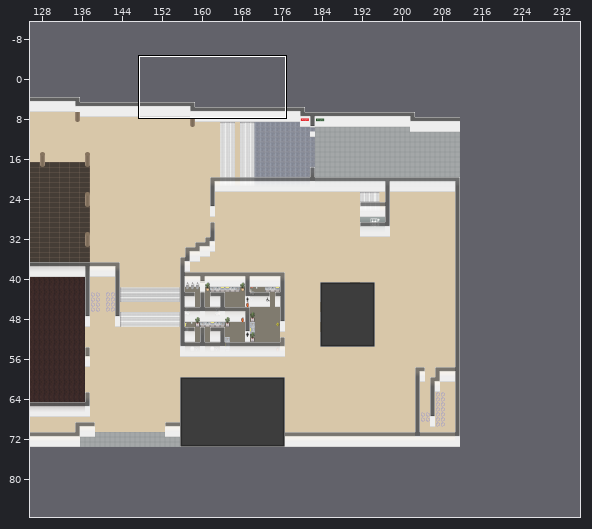
Tiled map (JSON) -- maps/empty.json. The picture above shows the old version from afar; the outline marks the close-up.
Close-up. As it was:
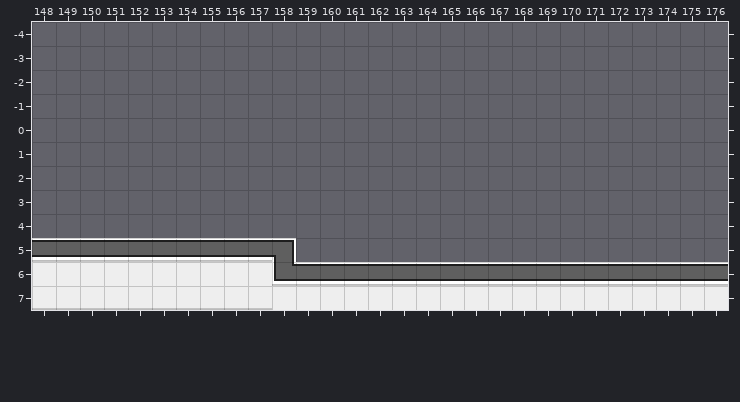
Cells are 32x32 px. Shown: x 148..176, y -4..7. The commit also changed other parts of the map, which this record leaves out. Tiles whose own drawing changed are shown in their newer look in all pictures. The old version is drawn lined up with the new one.
New version:
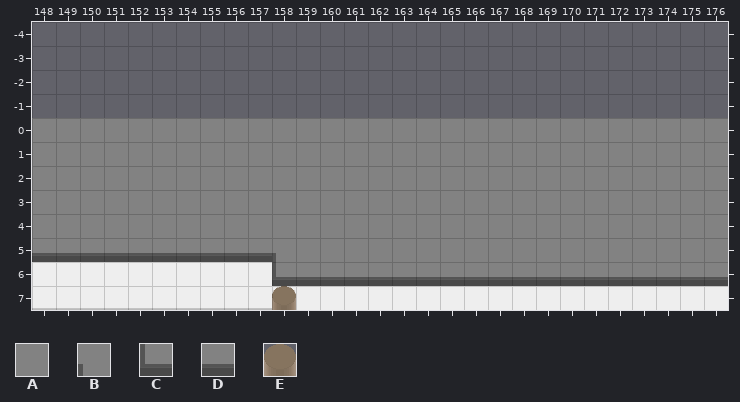
Key: from "roof": A 56, B 58, C 100, D 104; from "wall-floor": E 134.
_ is an empty cell, . an unchanged one.
Tiles of an added or newly shown layer are drawn over the layers below it.
Diff:
map size 176x85 -> 245x88 cells (old content now starts at 36,-11; both pictures use the new coordinates)
--- layer "map_decals_above_player_wall_0" (added)
@@ x 158..158 @@
- 7 _
+ 7 E
--- layer "map_roof"
@@ x 148..176 @@
- 0 _____________________________
- 1 _____________________________
- 2 _____________________________
- 3 _____________________________
- 4 _____________________________
- 5 _____________________________
- 6 ..........___________________
+ 0 AAAAAAAAAAAAAAAAAAAAAAAAAAAAA
+ 1 AAAAAAAAAAAAAAAAAAAAAAAAAAAAA
+ 2 AAAAAAAAAAAAAAAAAAAAAAAAAAAAA
+ 3 AAAAAAAAAAAAAAAAAAAAAAAAAAAAA
+ 4 AAAAAAAAAAAAAAAAAAAAAAAAAAAAA
+ 5 DDDDDDDDDDBAAAAAAAAAAAAAAAAAA
+ 6 ..........CDDDDDDDDDDDDDDDDDD
Pixel boxes of the changes (left, top, right, bottom) in both close-ups:
added: (32, 118, 728, 310)
